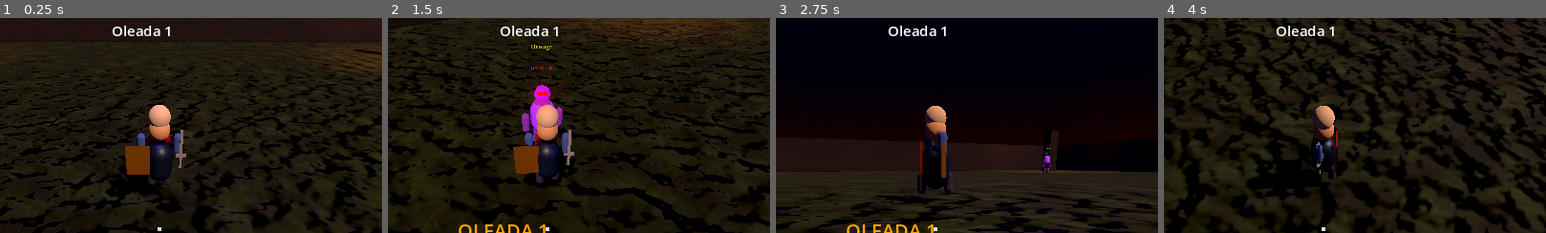
Above: before the commit, frames 1-4 (left to right).
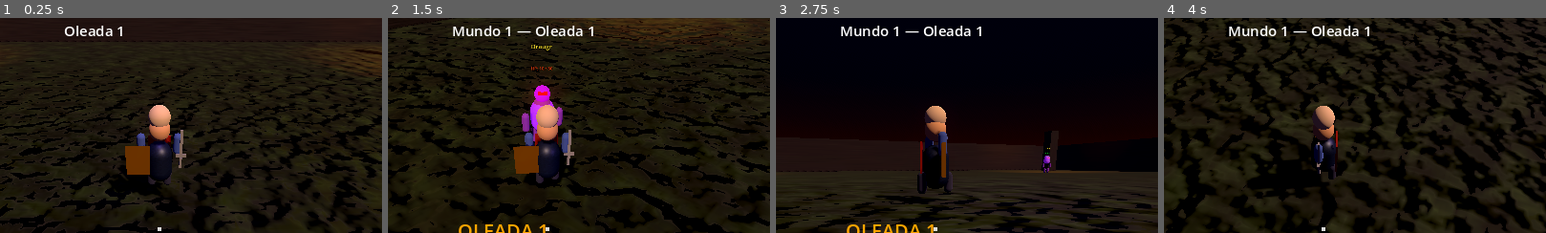
Above: after the commit, the same moments.

Repository: maicolrtu531-lab/michael
Game: Godot game, scene res://scenes/world/main.tscn
The game is run twice, just before and just after one commit, with the same random seed, the same clock (stepped at 60 frames per second) and the same inputs.
Inputs (mouse positions are % of the whole screen's width and height, from its top left):
- Up to frame 1 (0.25 s): no input
- Up to frame 2 (1.5 s): tap Enter at 0.5 s; move the mouse to (72, 45) at 0.52 s; hold D (move_right) 0.53-1.28 s; right-click (72, 45) at 0.6 s; move the mouse to (30, 55) at 1.27 s; hold S (move_backward) from 1.28 s (still down); click (30, 55) at 1.35 s
- Up to frame 3 (2.75 s): move the mouse to (60, 28) at 2.02 s; release S (move_backward) at 2.03 s; hold D (move_right) from 2.03 s (still down); tap R (blizzard) at 2.1 s
- Up to frame 4 (4 s): move the mouse to (45, 70) at 2.77 s; release D (move_right) at 2.78 s; hold W (move_forward) 2.78-3.53 s; tap Space (dodge) at 2.85 s; move the mouse to (80, 65) at 3.52 s; hold A (move_left) from 3.53 s (still down); hold T (lock_target) from 3.53 s (still down)
The pictures show only the part of the screen within x 29-79%, y 1-51%; the shares and areas given below are measured in that part.

The runs differ from the first frame. In frame 1, 0.7% of the frame differs, in the area x 17-45%, y 3-9%; in frame 2, 0.9%; in frame 3, 0.9%, in the area x 17-54%, y 3-9%; in frame 4, 0.9%.

Commit message:
feat: sistema de mundos infinitos + fix oleadas (waves 1-10 → mundo siguiente)
- Reemplaza WAVES array con WAVE_TEMPLATES constante reutilizable por mundo
- Mundo nuevo al completar oleada 10: current_world++, oleadas reinician desde 1
- Escalado por mundo: HP×(1+mundo×0.4), daño, velocidad, EXP, oro
- Safety: si enemies_alive==0 al iniciar oleada (spawn fallido), avanza auto
- _spawn_enemy aplica world_multiplier directamente en el nodo instanciado
- HUD: wave_label ahora muestra "Mundo N — Oleada M" via update_wave_label()
- Ajuste: wave_label offset ±160 para texto más largo

Diff:
--- a/godot-wrath/scripts/ui/hud.gd
+++ b/godot-wrath/scripts/ui/hud.gd
@@ -111,9 +111,9 @@
 	wave_label.anchor_right  = 0.5
 	wave_label.anchor_top    = 0.0
 	wave_label.anchor_bottom = 0.0
-	wave_label.offset_left   = -80
+	wave_label.offset_left   = -160
 	wave_label.offset_top    = 10
-	wave_label.offset_right  = 80
+	wave_label.offset_right  = 160
 	wave_label.offset_bottom = 40
 	wave_label.add_theme_font_size_override("font_size", 24)
 	add_child(wave_label)
@@ -274,5 +274,8 @@
 func update_wave(wave_num: int) -> void:
 	wave_label.text = "Oleada %d" % wave_num
 
+func update_wave_label(text: String) -> void:
+	wave_label.text = text
+
 func update_gold(amount: int) -> void:
 	gold_label.text = "Gold: %d" % amount
--- a/godot-wrath/scripts/world/game_manager.gd
+++ b/godot-wrath/scripts/world/game_manager.gd
@@ -1,10 +1,11 @@
 extends Node
 
-var current_wave  : int   = 0
-var enemies_alive : int   = 0
-var wave_timer    : float = 0.0
-var between_waves : bool  = false
-var total_gold    : int   = 0
+var current_wave   : int   = 0
+var current_world  : int   = 1
+var enemies_alive  : int   = 0
+var wave_timer     : float = 0.0
+var between_waves  : bool  = false
+var total_gold     : int   = 0
 
 var player         : Node3D = null
 var hud            : CanvasLayer = null
@@ -22,18 +23,22 @@
 const BERSERKER = preload("res://scenes/enemies/berserker.tscn")
 const BALDUR    = preload("res://scenes/enemies/baldur_boss.tscn")
 
-var WAVES : Array = [
+# Base wave definitions — each world re-uses these with scaled stats
+const WAVE_TEMPLATES : Array = [
 	[{"type": "Draugr",    "count": 2}],
-	[{"type": "Draugr",    "count": 3}, {"type": "Draugr",    "count": 1}],
-	[{"type": "Draugr",    "count": 3}, {"type": "Berserker", "count": 3}],
-	[{"type": "Draugr",    "count": 4}, {"type": "Berserker", "count": 4}],
-	[{"type": "Berserker", "count": 4}, {"type": "Draugr",    "count": 6}],
-	[{"type": "Draugr",    "count": 5}, {"type": "Berserker", "count": 7}],
-	[{"type": "Berserker", "count": 6}, {"type": "Draugr",    "count": 8}],
-	[{"type": "Draugr",    "count": 7}, {"type": "Berserker", "count": 9}],
-	[{"type": "Berserker", "count": 8}, {"type": "Draugr",    "count": 10}],
-	[{"type": "Draugr",    "count": 6}, {"type": "Berserker", "count": 6}, {"type": "Baldur", "count": 1}],
+	[{"type": "Draugr",    "count": 4}],
+	[{"type": "Draugr",    "count": 3}, {"type": "Berserker", "count": 2}],
+	[{"type": "Draugr",    "count": 4}, {"type": "Berserker", "count": 3}],
+	[{"type": "Berserker", "count": 4}, {"type": "Draugr",    "count": 4}],
+	[{"type": "Draugr",    "count": 5}, {"type": "Berserker", "count": 5}],
+	[{"type": "Berserker", "count": 6}, {"type": "Draugr",    "count": 5}],
+	[{"type": "Draugr",    "count": 6}, {"type": "Berserker", "count": 6}],
+	[{"type": "Berserker", "count": 8}, {"type": "Draugr",    "count": 8}],
+	[{"type": "Draugr",    "count": 5}, {"type": "Berserker", "count": 5}, {"type": "Baldur", "count": 1}],
 ]
+
+func _world_multiplier() -> float:
+	return 1.0 + (current_world - 1) * 0.4
 
 func _ready() -> void:
 	player         = get_node_or_null("Player")
@@ -68,10 +73,20 @@
 		if wave_timer <= 0:
 			between_waves = false
 			current_wave += 1
-			if current_wave >= WAVES.size():
-				_victory()
+			if current_wave >= WAVE_TEMPLATES.size():
+				_next_world()
 			else:
 				_start_wave(current_wave)
+
+func _next_world() -> void:
+	current_world += 1
+	current_wave   = 0
+	var mult = _world_multiplier()
+	if hud:
+		hud.update_wave_label("MUNDO %d — Oleada 1" % current_world)
+		hud.show_message("MUNDO %d  (x%.1f)" % [current_world, mult], Color(1.0, 0.6, 0.0, 1))
+	await get_tree().create_timer(3.0).timeout
+	_start_wave(0)
 
 func _any_menu_open() -> bool:
 	var sm = stats_menu and stats_menu.visible_flag
@@ -112,19 +127,26 @@
 				_update_mouse_mode()
 
 func _start_wave(wave_idx: int) -> void:
-	emit_signal("wave_started", wave_idx + 1)
-	if hud:
-		hud.update_wave(wave_idx + 1)
-		hud.show_message("OLEADA %d" % (wave_idx + 1), Color.ORANGE)
-
-	var wave = WAVES[wave_idx]
+	var wave_num = wave_idx + 1
+	emit_signal("wave_started", wave_num)
+	if hud:
+		hud.update_wave_label("Mundo %d — Oleada %d" % [current_world, wave_num])
+		hud.show_message("OLEADA %d" % wave_num, Color.ORANGE)
+
+	var template = WAVE_TEMPLATES[wave_idx]
 	enemies_alive = 0
-	for group in wave:
+
+	for group in template:
 		for i in range(group["count"]):
 			var enemy = _spawn_enemy(group["type"])
 			if enemy:
 				enemies_alive += 1
 				enemy.died.connect(_on_enemy_died)
+
+	# Safety: if no enemies spawned, advance after a short delay
+	if enemies_alive == 0:
+		await get_tree().create_timer(1.0).timeout
+		_on_enemy_died(null)
 
 func _spawn_enemy(type: String) -> Node:
 	var scene : PackedScene = null
@@ -138,6 +160,17 @@
 	var enemy = scene.instantiate()
 	add_child(enemy)
 	enemy.global_position = _get_spawn_point()
+
+	# Apply world difficulty scaling
+	var mult = _world_multiplier()
+	if mult > 1.0:
+		enemy.max_hp      = int(enemy.max_hp      * mult)
+		enemy.hp          = enemy.max_hp
+		enemy.attack_dmg  = int(enemy.attack_dmg  * mult)
+		enemy.move_speed  = enemy.move_speed * min(mult * 0.5 + 0.5, 2.0)
+		enemy.exp_reward  = int(enemy.exp_reward   * mult)
+		enemy.gold_reward = int(enemy.gold_reward  * mult)
+
 	return enemy
 
 func _get_spawn_point() -> Vector3:
@@ -147,7 +180,7 @@
 			return pts[randi() % pts.size()].global_position + Vector3(0, 1, 0)
 	return Vector3(randf_range(-18, 18), 1, randf_range(-18, 18))
 
-func _on_enemy_died(_enemy: Node) -> void:
+func _on_enemy_died(_enemy) -> void:
 	enemies_alive -= 1
 	if enemies_alive <= 0:
 		emit_signal("wave_cleared", current_wave + 1)
@@ -157,7 +190,7 @@
 		wave_timer    = 4.0
 
 func _on_enemy_kill_gold() -> void:
-	if player and player.has_method("get") and "gold" in player:
+	if player and "gold" in player:
 		total_gold = player.gold
 		if hud:
 			hud.update_gold(total_gold)
Not shown, changed: production/session-logs/session-log.md
